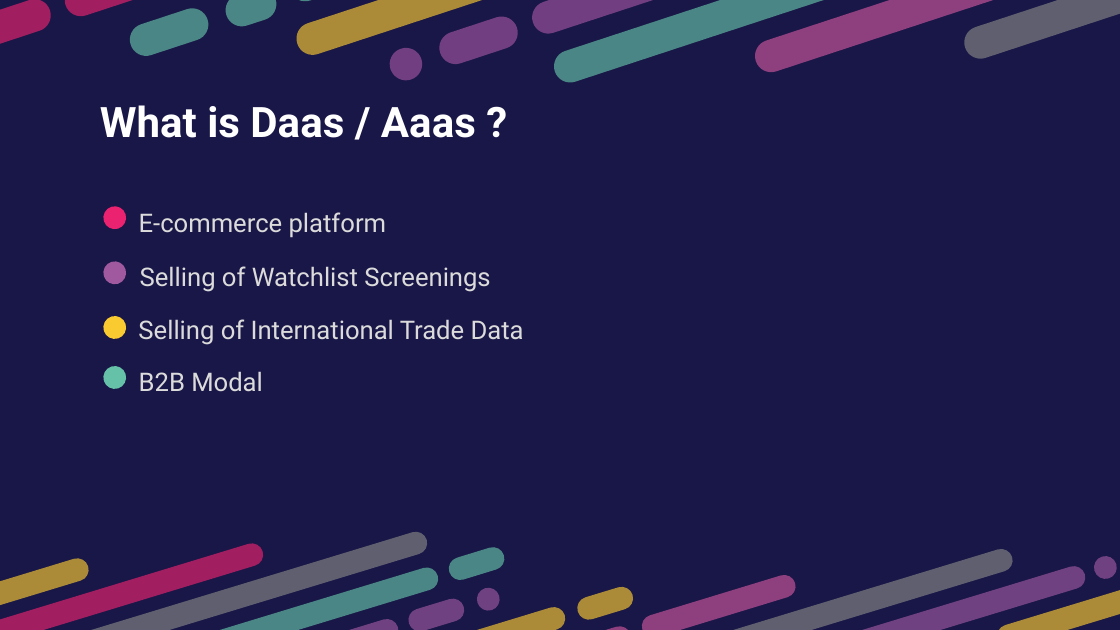
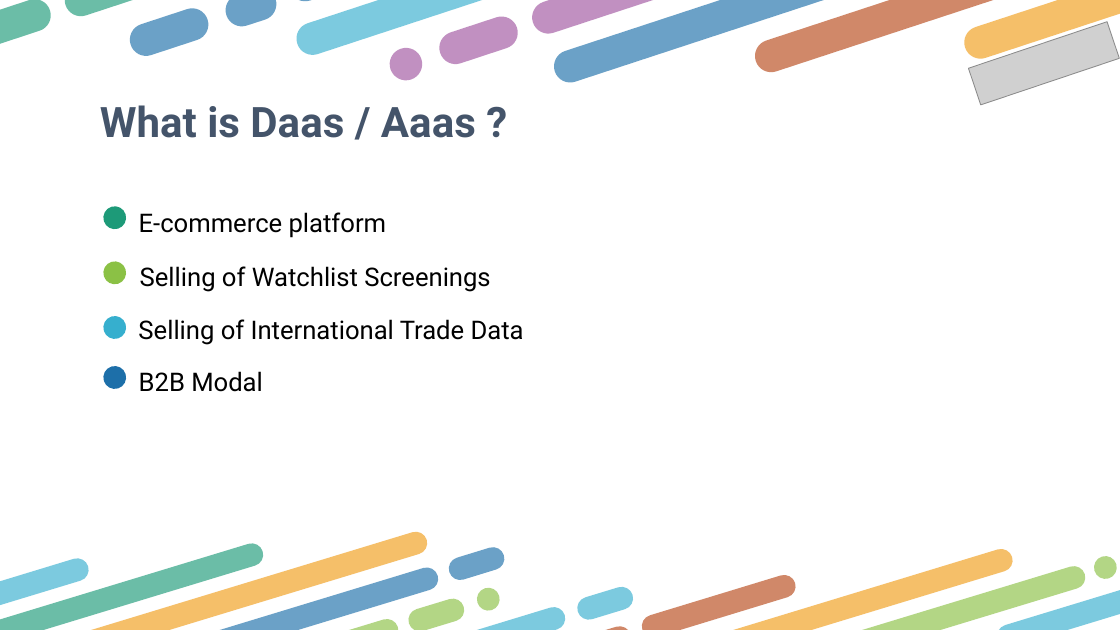
Before and after one commit to viveksoni100/finalyear_presentation, a slide deck: slide 4 of Daas.pptx. Drawn at 1120x630 pixels with LibreOffice and Linux fonts; fonts in the diff are those of the drawing; grey boxes stand for pictures. Boxes give left, top, right and bottom in pixels: in the first picture for what was removed or moved away, otherwise in the second. Text is boxed around its words. In the diff, an @@ line names an element or a change of style, - is before the commit and + after.

```diff
--- a/Daas.pptx
+++ b/Daas.pptx
@@ background #191747 to #FFFFFF @@
@@ fill #65C2A8 at 65% opacity to #1D6FA9 at 65% opacity in 9 elements at <box>395,0,1120,85</box>, <box>284,0,391,16</box>, <box>125,0,214,68</box>, <box>220,0,281,34</box>, <box>480,564,1061,630</box>, <box>1112,624,1120,630</box>, <box>0,490,442,630</box>, <box>446,538,509,588</box>, <box>549,0,1120,186</box> @@
@@ picture added at <box>969,21,1120,105</box> @@
@@ text "What is Daas / Aaas ..." at <box>100,105,476,138</box>: text colour #FFFFFF to #44546A @@
@@ freeform shape at <box>100,203,130,233</box>: fill #EA226F to #1D9A78 @@
@@ freeform shape at <box>100,258,130,288</box>: fill #A0589F to #8BC145 @@
@@ freeform shape at <box>100,312,130,342</box>: fill #FACA31 to #36AFCE @@
@@ text colour #DBDBDB to #000000 in 4 elements at <box>138,319,524,345</box>, <box>139,212,387,238</box>, <box>140,266,490,292</box>, <box>139,371,263,392</box> @@
@@ freeform shape at <box>100,363,130,393</box>: fill #65C2A8 to #1D6FA9 @@
@@ fill #878787 at 65% opacity to #F19D19 at 65% opacity in 4 elements at <box>97,0,914,12</box>, <box>959,0,1120,91</box>, <box>435,460,1016,630</box>, <box>0,454,431,630</box> @@
@@ fill #EA226F at 65% opacity to #1D9A78 at 65% opacity in 3 elements at <box>60,0,877,136</box>, <box>0,0,56,59</box>, <box>0,466,267,630</box> @@
@@ fill #FACA31 at 65% opacity to #36AFCE at 65% opacity in 7 elements at <box>0,0,775,114</box>, <box>292,0,1109,174</box>, <box>408,547,989,630</box>, <box>994,561,1120,630</box>, <box>573,578,637,628</box>, <box>0,518,569,630</box>, <box>0,534,92,630</box> @@
@@ fill #CC559D at 65% opacity to #B74919 at 65% opacity in 4 elements at <box>750,0,1120,176</box>, <box>0,581,494,630</box>, <box>579,619,635,630</box>, <box>638,551,799,630</box> @@
@@ fill #A0589F at 65% opacity to #8BC145 at 65% opacity in 5 elements at <box>507,477,1089,630</box>, <box>1090,553,1120,583</box>, <box>0,530,403,630</box>, <box>404,590,468,630</box>, <box>474,584,504,614</box> @@
```
Also in this commit, not shown: 14 other slides changed.
